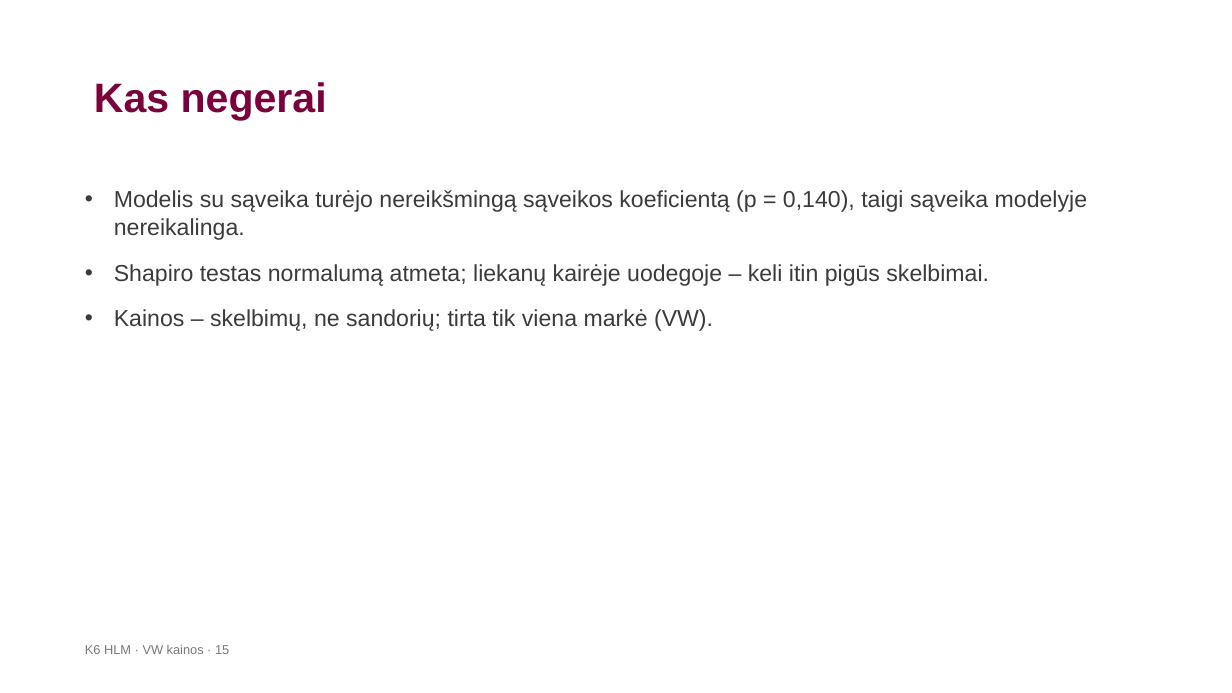
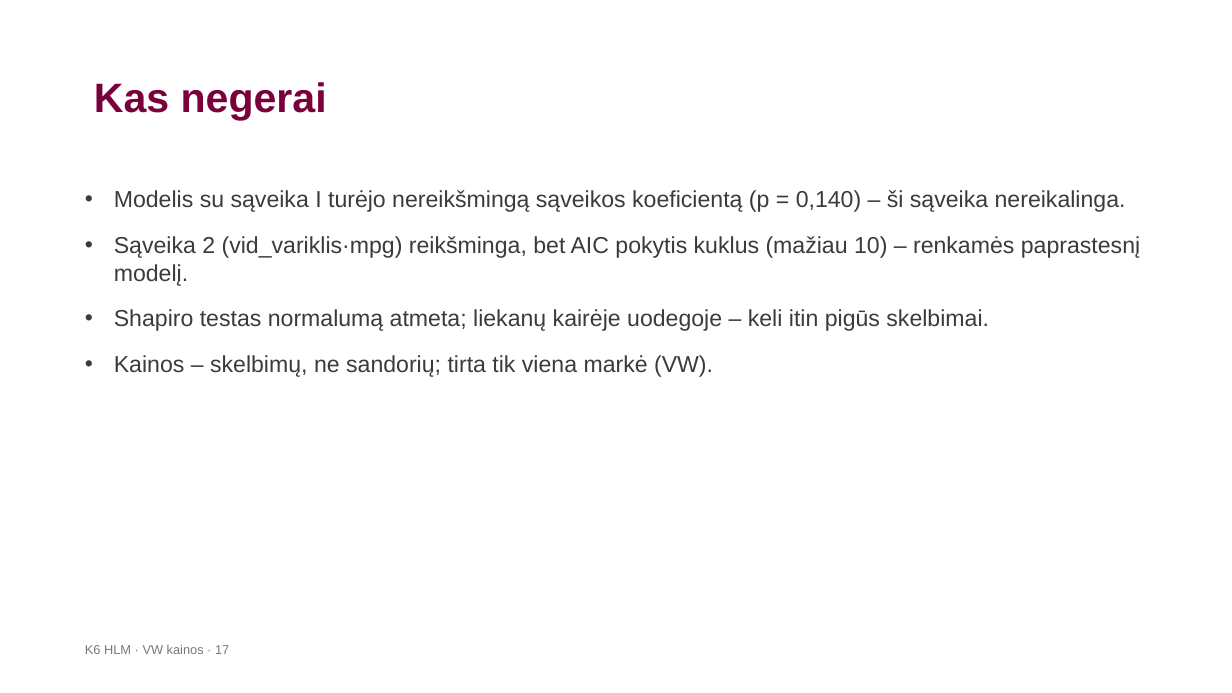
Before and after one commit to LidijaPu/K6, a slide deck: slide 17 of K6_HLM_VW_pristatymas.pptx (slide 15 before the commit). Drawn at 1232x693 pixels with LibreOffice and Linux fonts; fonts in the diff are those of the drawing; background and template pictures are left out. Boxes give left, top, right and bottom in pixels: in the first picture for what was removed or moved away, otherwise in the second. Text is boxed around its words. In the diff, an @@ line names an element or a change of style, - is before the commit and + after.

```diff
--- a/K6_HLM_VW_pristatymas.pptx
+++ b/K6_HLM_VW_pristatymas.pptx
@@ text at (x1=114, y1=190, x2=1140, y2=286): text changed @@
-• Modelis su sąveika turėjo nereikšmingą sąveikos koeficientą (p = 0,140), taigi sąveika modelyje nereikalinga.
+• Modelis su sąveika I turėjo nereikšmingą sąveikos koeficientą (p = 0,140) – ši sąveika nereikalinga.
+• Sąveika 2 (vid_variklis·mpg) reikšminga, bet AIC pokytis kuklus (mažiau 10) – renkamės paprastesnį modelį.
@@ text at (x1=85, y1=644, x2=229, y2=654): text changed @@
-K6 HLM · VW kainos · 15
+K6 HLM · VW kainos · 17
```
Also in this commit, not shown: 4 other slides changed, 2 slides added, 3 other files.
